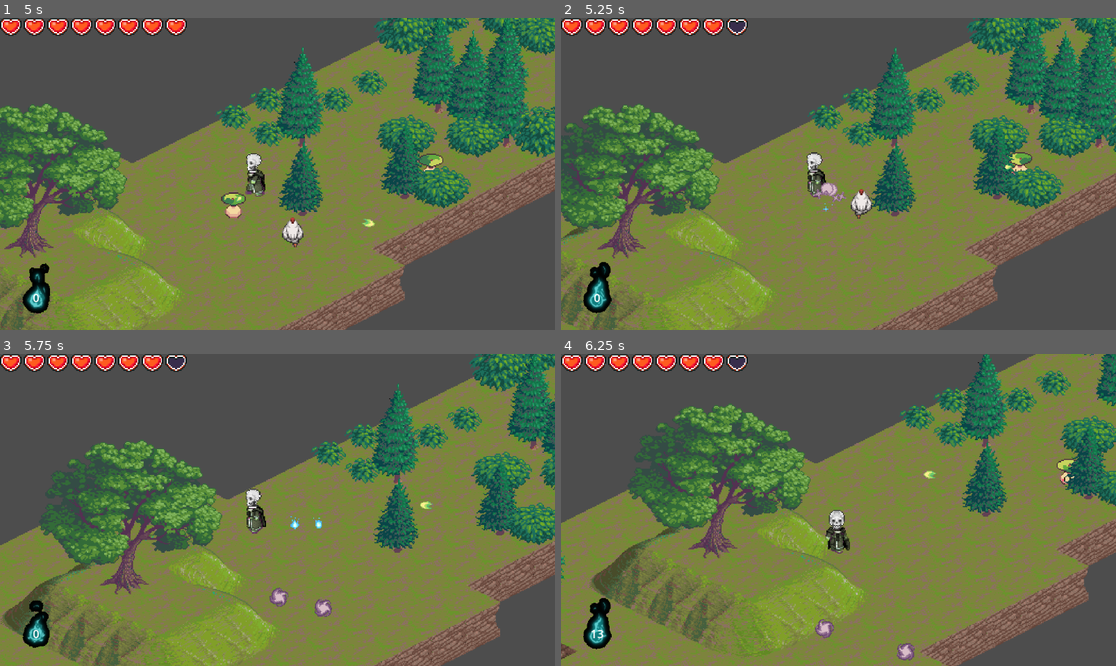
Above: before the commit, frames 1-4 (two rows, left to right).
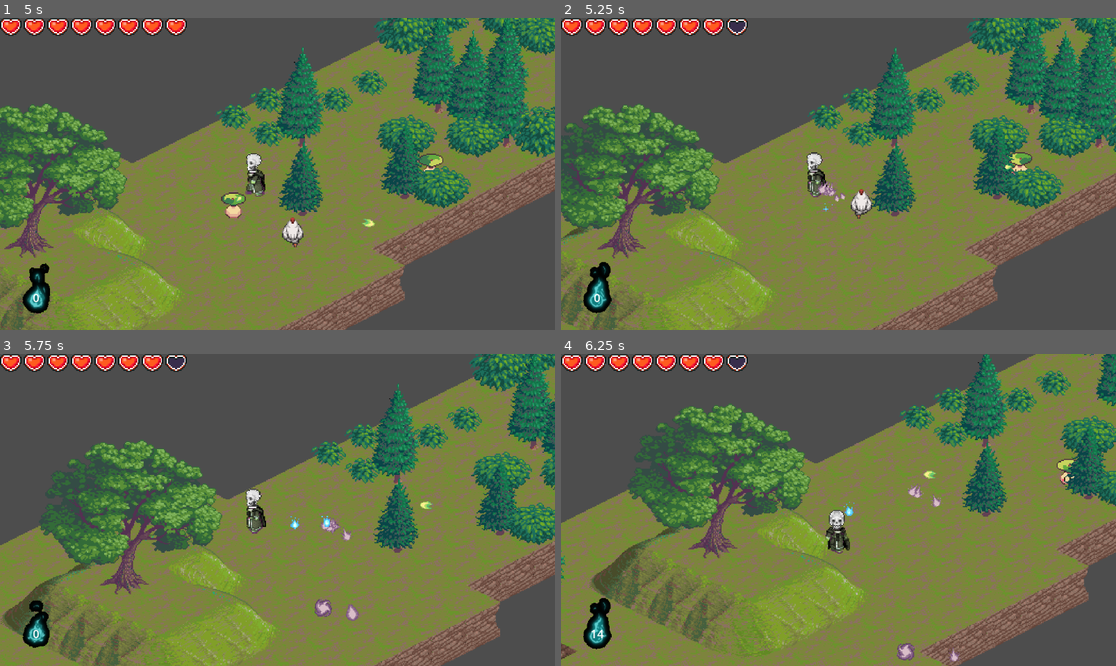
Above: after the commit, the same moments.

Repository: XMNNguyen/ECS179
Game: Godot game, scene res://Scenes/Starting_Menu.tscn
The game is run twice, just before and just after one commit, with the same random seed, the same clock (stepped at 60 frames per second) and the same inputs.
Inputs:
- Up to frame 1 (5 s): click "Start" at 0.5 s; hold D (right) 1.28-2.03 s; hold S (down) 2.03-2.78 s; hold D (right) 2.78-3.53 s; hold W (up) 3.53-4.28 s; hold A (left) from 4.28 s (still down)
- Up to frame 2 (5.25 s): keep holding A (left)
- Up to frame 3 (5.75 s): keep holding A (left)
- Up to frame 4 (6.25 s): release A (left) at 5.78 s; hold S (down) from 5.78 s (still down)

Frame 1 is identical in both runs. In frame 2, 0.1% of the frame differs, in the area x 45-52%, y 51-60%; in frame 3, 0.4%, in the area x 48-65%, y 51-86%; in frame 4, 0.4%.

Commit message:
added shotgun bullet

Diff:
--- a/ecs179_project/Scenes/Attacks/shotgun_bullet.tscn
+++ b/ecs179_project/Scenes/Attacks/shotgun_bullet.tscn
@@ -1,6 +1,7 @@
-[gd_scene load_steps=21 format=3 uid="uid://b7eqh18p55018"]
+[gd_scene load_steps=30 format=3 uid="uid://b7eqh18p55018"]
 
 [ext_resource type="Texture2D" uid="uid://b85y6bew7gqtm" path="res://Assets/Effect and Bullet 16x16/Purple Effect and Bullet 16x16.png" id="1_18jwo"]
+[ext_resource type="Script" path="res://Scripts/Attacks/shotgun_bullet.gd" id="1_oc04h"]
 
 [sub_resource type="AtlasTexture" id="AtlasTexture_neieh"]
 atlas = ExtResource("1_18jwo")
@@ -163,7 +164,7 @@
 
 [sub_resource type="Animation" id="Animation_5w20g"]
 resource_name = "create"
-length = 0.3
+length = 0.22
 tracks/0/type = "value"
 tracks/0/imported = false
 tracks/0/enabled = true
@@ -224,10 +225,44 @@
 "traveling": SubResource("Animation_8mpku")
 }
 
+[sub_resource type="AnimationNodeAnimation" id="AnimationNodeAnimation_4qm2q"]
+animation = &"create"
+
+[sub_resource type="AnimationNodeAnimation" id="AnimationNodeAnimation_uupws"]
+animation = &"death"
+
+[sub_resource type="AnimationNodeAnimation" id="AnimationNodeAnimation_b2ud0"]
+animation = &"traveling"
+
+[sub_resource type="AnimationNodeStateMachineTransition" id="AnimationNodeStateMachineTransition_h258o"]
+switch_mode = 2
+advance_mode = 2
+
+[sub_resource type="AnimationNodeStateMachineTransition" id="AnimationNodeStateMachineTransition_yrii7"]
+switch_mode = 2
+advance_mode = 2
+
+[sub_resource type="AnimationNodeStateMachineTransition" id="AnimationNodeStateMachineTransition_46qwu"]
+switch_mode = 2
+
+[sub_resource type="AnimationNodeStateMachineTransition" id="AnimationNodeStateMachineTransition_uahqs"]
+switch_mode = 2
+advance_mode = 2
+
+[sub_resource type="AnimationNodeStateMachine" id="AnimationNodeStateMachine_iyqg3"]
+states/create/node = SubResource("AnimationNodeAnimation_4qm2q")
+states/create/position = Vector2(332, 100)
+states/death/node = SubResource("AnimationNodeAnimation_uupws")
+states/death/position = Vector2(635, 100)
+states/traveling/node = SubResource("AnimationNodeAnimation_b2ud0")
+states/traveling/position = Vector2(490, 100)
+transitions = ["Start", "create", SubResource("AnimationNodeStateMachineTransition_h258o"), "create", "traveling", SubResource("AnimationNodeStateMachineTransition_yrii7"), "traveling", "death", SubResource("AnimationNodeStateMachineTransition_46qwu"), "death", "End", SubResource("AnimationNodeStateMachineTransition_uahqs")]
+
 [sub_resource type="CircleShape2D" id="CircleShape2D_1ittq"]
 radius = 5.0
 
 [node name="ShotgunBullet" type="CharacterBody2D"]
+script = ExtResource("1_oc04h")
 
 [node name="AnimatedSprite2D" type="AnimatedSprite2D" parent="."]
 sprite_frames = SubResource("SpriteFrames_keq4e")
@@ -239,9 +274,13 @@
 }
 
 [node name="AnimationTree" type="AnimationTree" parent="."]
+tree_root = SubResource("AnimationNodeStateMachine_iyqg3")
+anim_player = NodePath("../AnimationPlayer")
 
 [node name="hitBox" type="Area2D" parent="."]
 
 [node name="CollisionShape2D" type="CollisionShape2D" parent="hitBox"]
 position = Vector2(2, 0)
 shape = SubResource("CircleShape2D_1ittq")
+
+[connection signal="area_entered" from="hitBox" to="." method="_on_hit_box_area_entered"]
--- /dev/null
+++ b/ecs179_project/Scripts/Attacks/shotgun_bullet.gd
@@ -0,0 +1,49 @@
+class_name ShotgunBullet
+extends CharacterBody2D
+
+
+enum state {
+			CREATE,
+			TRAVELING,
+			DEATH,
+			}
+
+var damage: float = 1
+
+@onready var animationTree:AnimationTree = $AnimationTree
+@onready var state_machine = animationTree["parameters/playback"]
+
+var cur_state: state = state.CREATE
+var state_keys = [
+	"create",
+	"traveling",
+	"death"
+]
+var _timer:Timer
+
+# Called when the node enters the scene tree for the first time.
+func _ready() -> void:
+	set_as_top_level(true)
+	# add a death timer
+	_timer = Timer.new()
+	_timer.one_shot = true
+	add_child(_timer)
+	_timer.start(1.5)
+
+
+# Called every frame. 'delta' is the elapsed time since the previous frame.
+func _process(delta: float) -> void:
+	move_and_slide()
+	# once death timer is expired or bullet explodes, remove the bullet instance
+	if _timer.time_left == 0 || state_machine.get_current_node() == "End":
+		queue_free()
+
+
+func _on_hit_box_area_entered(area: Area2D) -> void:
+	# if we have entered the Player's hurtbox, explode the bullet
+	if area.name == "hurtBox" && area.get_parent().is_in_group("Enemies"):
+		area.get_parent()._on_take_damage(damage)
+		velocity = Vector2(0, 0)
+		cur_state = state.DEATH
+		state_machine.travel(state_keys[cur_state])
+		state_machine.next()
--- a/ecs179_project/Scripts/player.gd
+++ b/ecs179_project/Scripts/player.gd
@@ -47,6 +47,7 @@
 
 var wave_bullet = preload("res://Scenes/Attacks/wave_bullet.tscn")
 var standard_bullet = preload("res://Scenes/Attacks/standard_bullet.tscn")
+var shotgun_bullet = preload("res://Scenes/Attacks/shotgun_bullet.tscn")
 
 var blend_position : Vector2 = Vector2.ZERO
 var blend_paths = [
@@ -185,7 +186,7 @@
 	var fire_direction: Vector2 = (enemy_position - global_position).normalized()
 
 	for i in range(num_shotgun_bullets):
-		var new_bullet := standard_bullet.instantiate() as StandardBullet
+		var new_bullet := shotgun_bullet.instantiate() as ShotgunBullet
 
 		# calculate the rotation of this bullet
 		# convert the shotgun angle into radians
